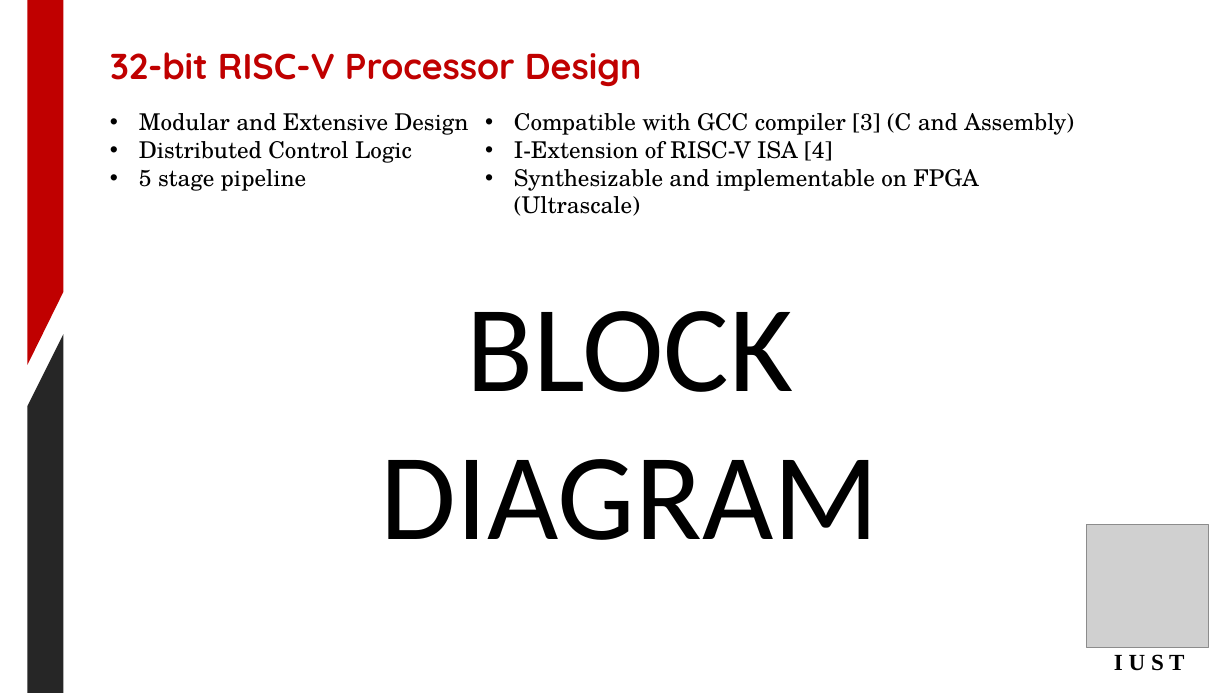
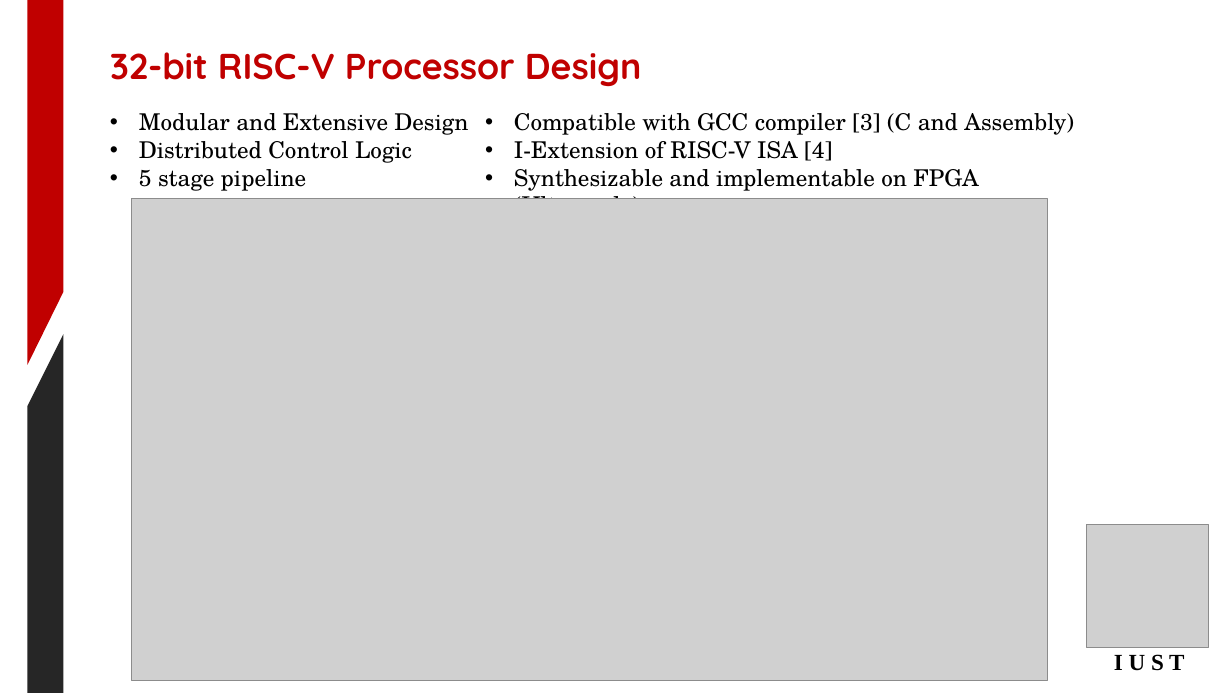
Before and after one commit to phoeniX-Digital-Design/phoeniX, a slide deck: slide 7 of Documents/Temporary_Documents/Internship_Presentation.pptx. Drawn at 1232x693 pixels with LibreOffice and Linux fonts; fonts in the diff are those of the drawing; grey boxes stand for pictures. Boxes give left, top, right and bottom in pixels: in the first picture for what was removed or moved away, otherwise in the second. Text is boxed around its words. In the diff, an @@ line names an element or a change of style, - is before the commit and + after.

Commit message:
📝 Update documents (add blcok diagram)

```diff
--- a/Documents/Temporary_Documents/Internship_Presentation.pptx
+++ b/Documents/Temporary_Documents/Internship_Presentation.pptx
@@ picture added at box(131, 199, 1047, 681) @@
@@ text removed at box(381, 311, 879, 540) @@
-BLOCK DIAGRAM
```
Also in this commit, not shown: 3 other files.
